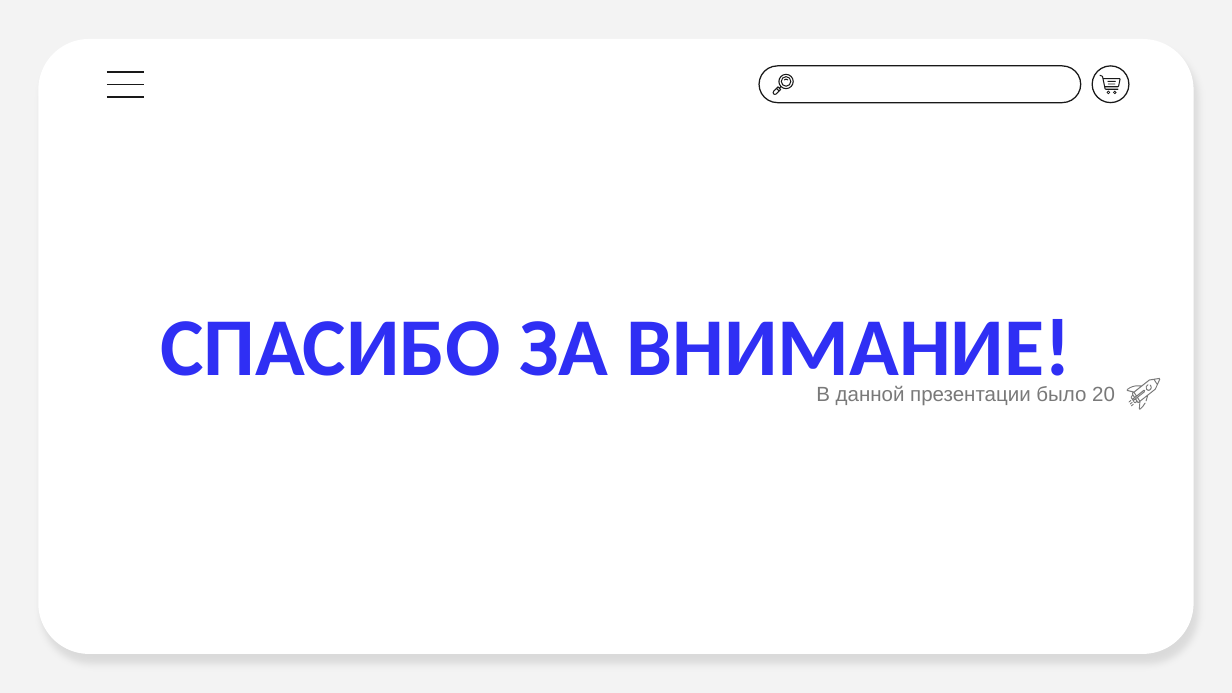
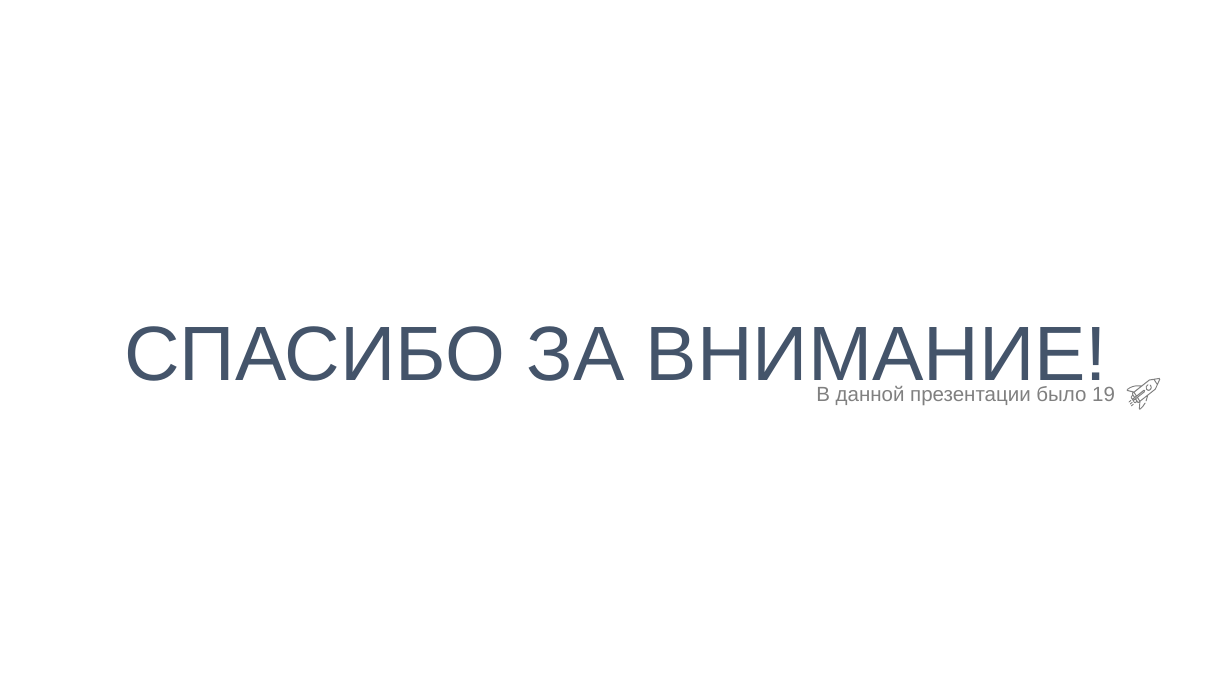
Before and after one commit to Kulikova-A18/Industrial_software_development_akulikova_final_project, a slide deck: slide 13 of Итоговая_работа_КуликоваАВ.pptx. Drawn at 1232x693 pixels with LibreOffice and Linux fonts; fonts in the diff are those of the drawing. Boxes give left, top, right and bottom in pixels: in the first picture for what was removed or moved away, otherwise in the second. Text is boxed around its words. In the diff, an @@ line names an element or a change of style, - is before the commit and + after.

```diff
--- a/Итоговая_работа_КуликоваАВ.pptx
+++ b/Итоговая_работа_КуликоваАВ.pptx
@@ background #F3F3F3 to #FFFFFF @@
@@ rounded rectangle removed at (x1=38, y1=39, x2=1194, y2=654) @@
@@ group removed at (x1=107, y1=65, x2=1130, y2=102): 8 freeform shapes, 3 lines, 1 rounded rectangle, 1 ellipse @@
@@ title "СПАСИБО ЗА ВНИМАНИЕ!" at (x1=124, y1=326, x2=1107, y2=395): size 48 to 45 pt, font Calibri to Arial, text colour #2F2FF4 to #44546A, bold off; line spacing 0.8 to 0.9 @@
@@ text at (x1=816, y1=386, x2=1115, y2=405): text changed; text colour #7A7A7A to #808080 @@
-В данной презентации было 20
+В данной презентации было 19
```
Also in this commit, not shown: 12 other slides changed, 1 other file.
